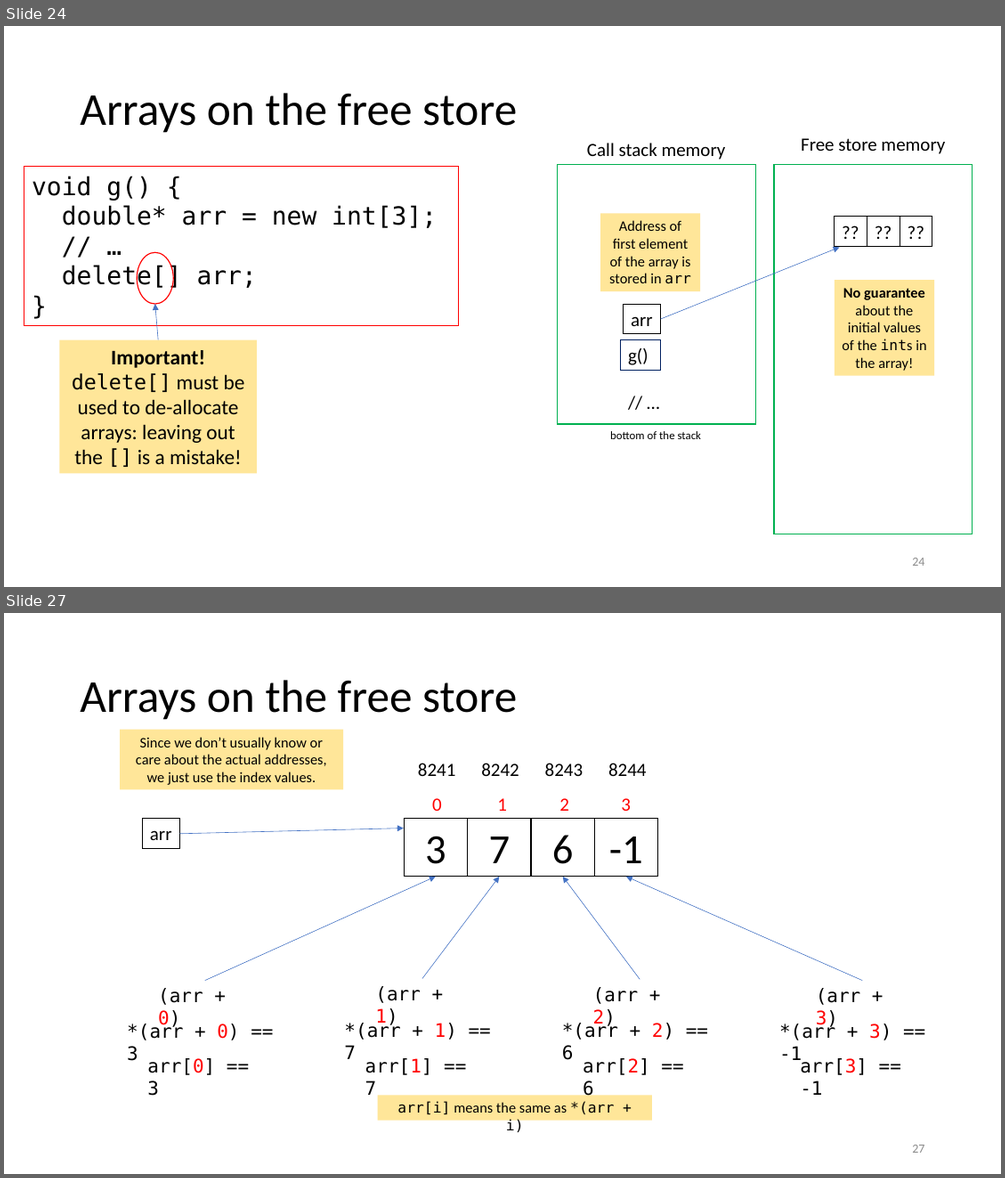
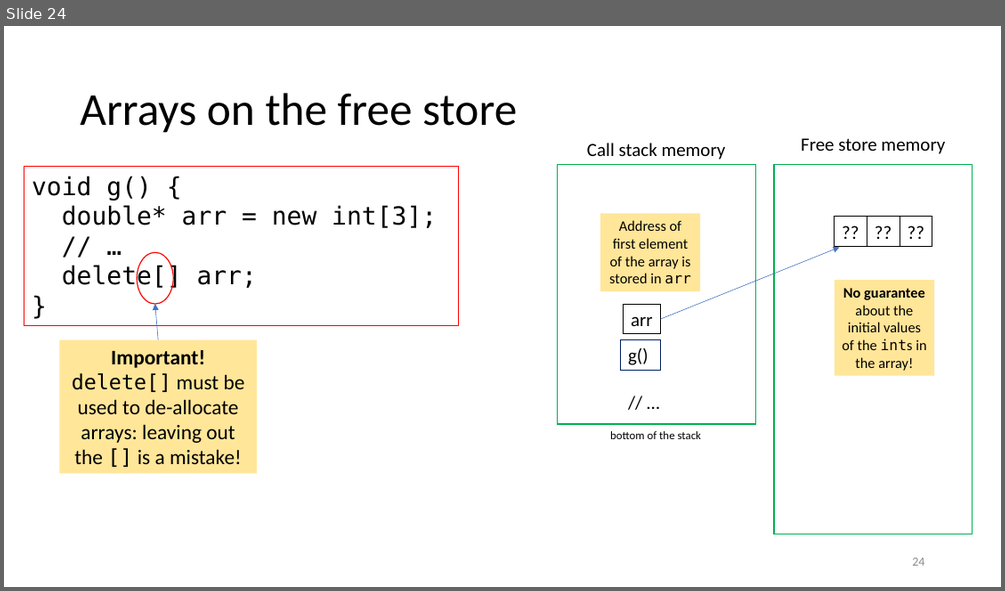
Before and after one commit to tjd1234/cmpt135spring2024, a slide deck: sample_code/week3/week3_cmpt135.pptx. Shown one above the other, each under a label of ours: slides 24 and 27 before the commit, slide 24 after it; the slides between them are not shown. The pictures are 1005x1178 and 1005x591 pixels, drawn with LibreOffice and Linux fonts; fonts in the diff are those of the drawing. Boxes give left, top, right and bottom in pixels: in the first picture for what was removed or moved away, otherwise in the second. Text is boxed around its words. In the diff, an @@ line names an element or a change of style, - is before the commit and + after.

```diff
--- a/sample_code/week3/week3_cmpt135.pptx
+++ b/sample_code/week3/week3_cmpt135.pptx
@@ slide 27 removed at box(4, 613, 1001, 1174), background #FFFFFF @@
@@ title removed at box(80, 680, 517, 720) @@
-Arrays on the free store
@@ rectangle removed at box(120, 729, 343, 789) @@
-Since we don’t usually know or care about the actual addresses, we just use the index values.
@@ text removed at box(418, 763, 456, 776) @@
-8241
@@ text removed at box(481, 763, 519, 776) @@
-8242
@@ text removed at box(545, 763, 583, 776) @@
-8243
@@ text removed at box(608, 763, 647, 776) @@
-8244
@@ text removed at box(432, 798, 442, 811) @@
-0
@@ text removed at box(497, 798, 507, 811) @@
-1
@@ text removed at box(559, 798, 569, 811) @@
-2
@@ text removed at box(621, 798, 631, 811) @@
-3
@@ rectangle removed at box(142, 819, 179, 849) @@
-arr
@@ group removed at box(404, 819, 658, 876): 4 rectangles @@
-3
-7
-6
--1
@@ arrow removed from (179, 834) to (404, 828) @@
@@ group removed at box(127, 876, 891, 1095): 12 texts, 4 arrows @@
-(arr + 0)
-(arr + 1)
-(arr + 2)
-(arr + 3)
-*(arr + 0) == 3
-*(arr + 1) == 7
-*(arr + 2) == 6
-*(arr + 3) == -1
-arr[0] == 3
-arr[1] == 7
-arr[2] == 6
-arr[3] == -1
@@ rectangle removed at box(378, 1094, 652, 1120) @@
-arr[i] means the same as *(arr + i)
@@ page number removed at box(912, 1144, 924, 1152) @@
-27
```
Also in this commit, not shown: 16 slides changed, 3 slides added, 2 other files.
